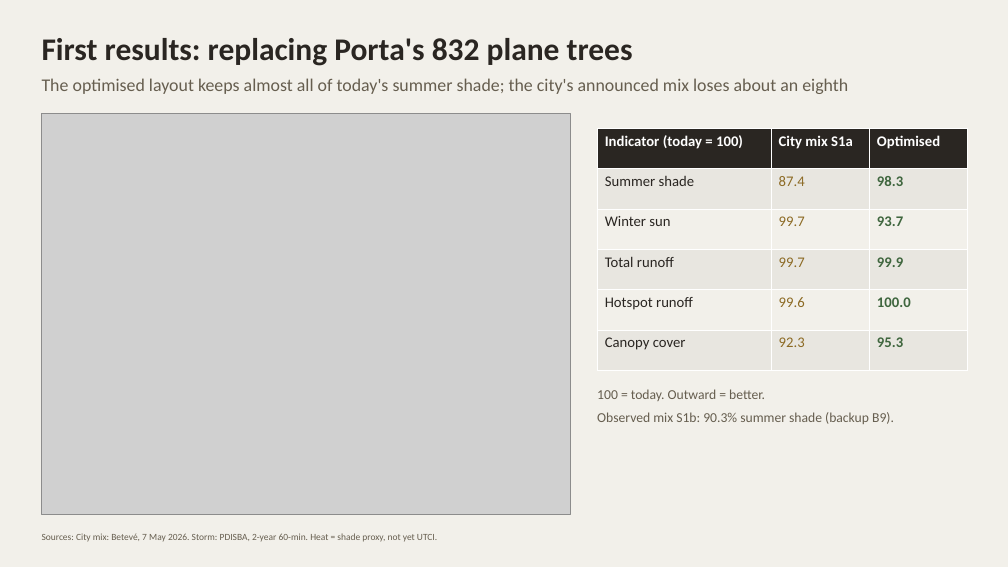
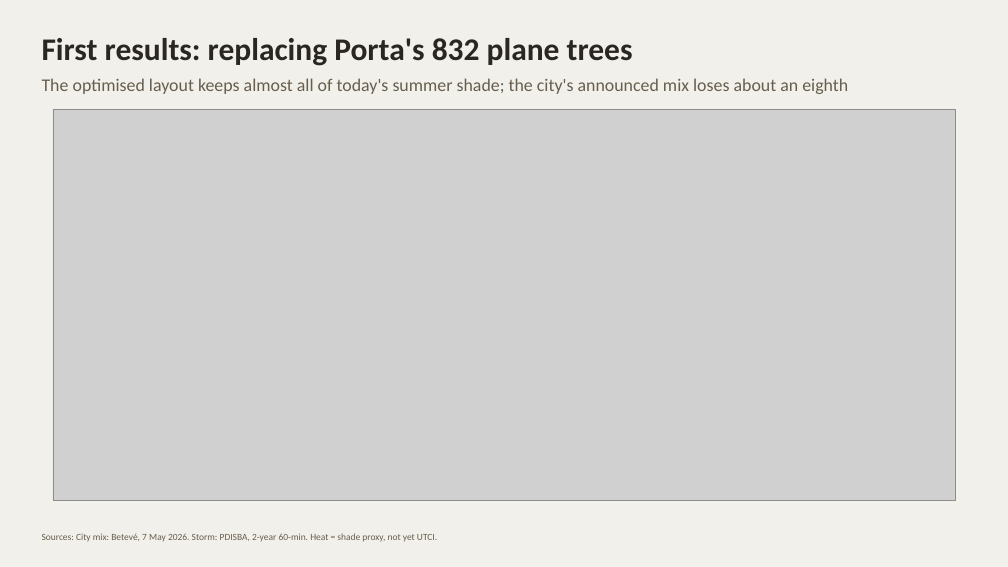
Before and after one commit to giofox96/shade-and-sponge, a slide deck: slide 12 of slides/shade_and_sponge_10nov_google.pptx. Drawn at 1008x567 pixels with LibreOffice and Linux fonts; fonts in the diff are those of the drawing; grey boxes stand for pictures. Boxes give left, top, right and bottom in pixels: in the first picture for what was removed or moved away, otherwise in the second. Text is boxed around its words. In the diff, an @@ line names an element or a change of style, - is before the commit and + after.

```diff
--- a/slides/shade_and_sponge_10nov_google.pptx
+++ b/slides/shade_and_sponge_10nov_google.pptx
@@ picture: place and size @@
-picture at (42, 113, 571, 514)
+picture at (53, 110, 955, 501)
@@ table removed at (597, 129, 968, 371), 6 rows, 3 columns @@
-Indicator (today = 100) | City mix S1a | Optimised
-Summer shade | 87.4 | 98.3
-Winter sun | 99.7 | 93.7
-Total runoff | 99.7 | 99.9
-Hotspot runoff | 99.6 | 100.0
-Canopy cover | 92.3 | 95.3
@@ text removed at (597, 389, 894, 424) @@
-100 = today. Outward = better.
-Observed mix S1b: 90.3% summer shade (backup B9).
```
Also in this commit, not shown: 10 other slides changed, 15 other files.
